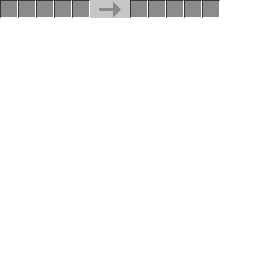
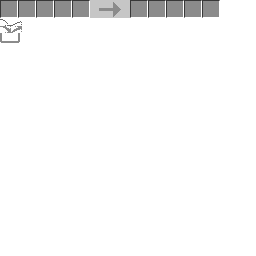
Before/after of a 256×256 layered artwork. What changed in the layer stack:
added layer "Slots" above "Arrows" over [0, 33, 20, 43]
added layer "Arrows" above "Basin" over [0, 19, 22, 33]
